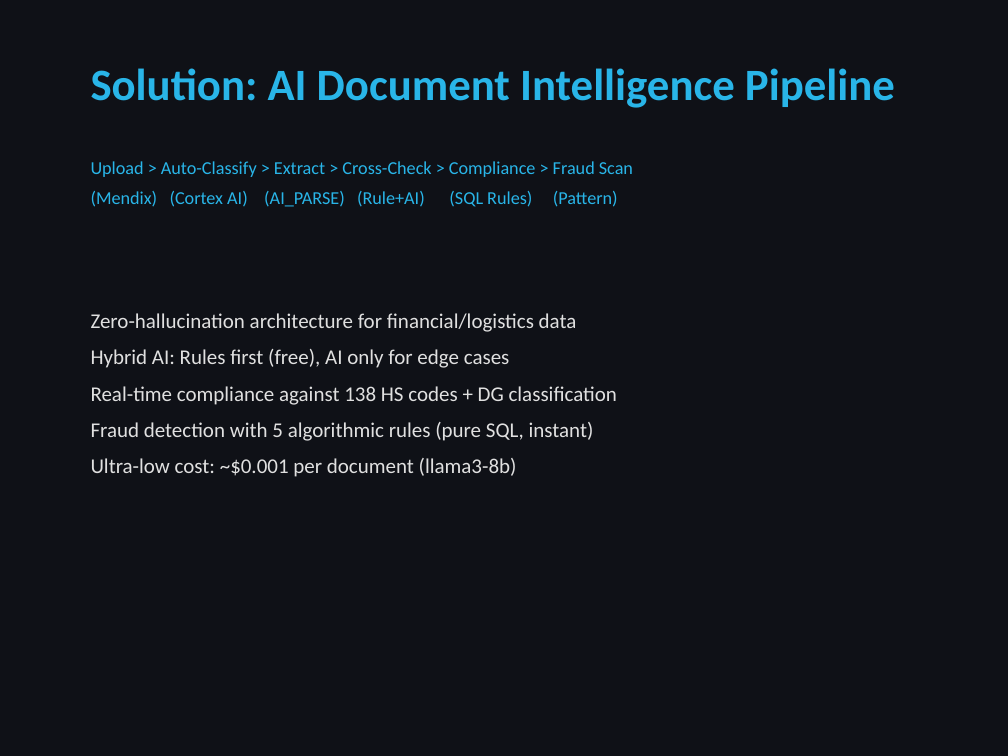
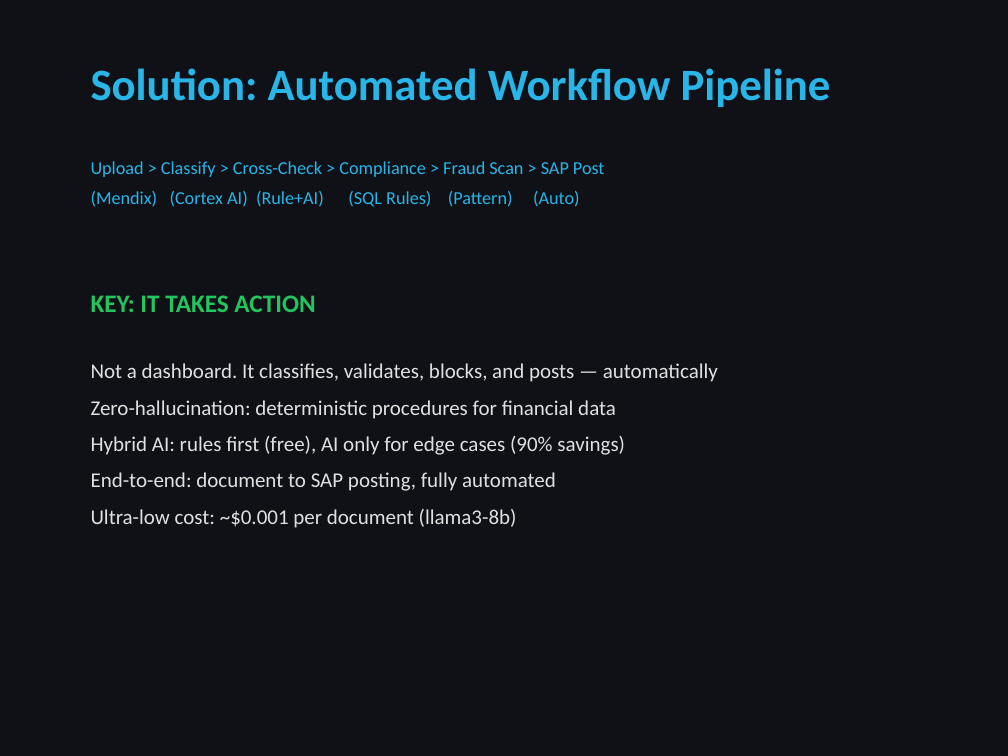
Before and after one commit to hoachauphuoc/vf-logistics-seaport, a slide deck: slide 3 of VF_Logistics_Presentation.pptx. Drawn at 1008x756 pixels with LibreOffice and Linux fonts; fonts in the diff are those of the drawing. Boxes give left, top, right and bottom in pixels: in the first picture for what was removed or moved away, otherwise in the second. Text is boxed around its words. In the diff, an @@ line names an element or a change of style, - is before the commit and + after.

Commit message:
Final hackathon submission: AI Auto-Explain, OCR demo, Email Notifications, Dynamic Tables, Batch SPs, data-grounded AI Chat, 10 Tasks, CSV export, i18n, security hardening. 27 SPs, 8 UDFs, 3 DTs, 10 Tasks. Built 100%% with CoCo CLI.

```diff
--- a/VF_Logistics_Presentation.pptx
+++ b/VF_Logistics_Presentation.pptx
@@ text at <box>91,68,831,107</box>: text changed @@
-Solution: AI Document Intelligence Pipeline
+Solution: Automated Workflow Pipeline
@@ text at <box>91,161,605,207</box>: text changed @@
-Upload > Auto-Classify > Extract > Cross-Check > Compliance > Fraud Scan
-(Mendix) (Cortex AI) (AI_PARSE) (Rule+AI) (SQL Rules) (Pattern)
+Upload > Classify > Cross-Check > Compliance > Fraud Scan > SAP Post
+(Mendix) (Cortex AI) (Rule+AI) (SQL Rules) (Pattern) (Auto)
@@ text at <box>91,295,315,312</box>: text changed; size 15 to 18 pt; text colour #E0E0E0 to #22C55E; bold on @@
-Zero-hallucination architecture for financial/logistics data
-Hybrid AI: Rules first (free), AI only for edge cases
-Real-time compliance against 138 HS codes + DG classification
-Fraud detection with 5 algorithmic rules (pure SQL, instant)
-Ultra-low cost: ~$0.001 per document (llama3-8b)
+KEY: IT TAKES ACTION
@@ text added at <box>91,363,718,528</box>, 15 pt, text #E0E0E0 @@
+Not a dashboard. It classifies, validates, blocks, and posts — automatically
+Zero-hallucination: deterministic procedures for financial data
+Hybrid AI: rules first (free), AI only for edge cases (90% savings)
+End-to-end: document to SAP posting, fully automated
+Ultra-low cost: ~$0.001 per document (llama3-8b)
```
Also in this commit, not shown: 2 other slides changed, 3 slides added, 2 slides removed, 55 other files.
